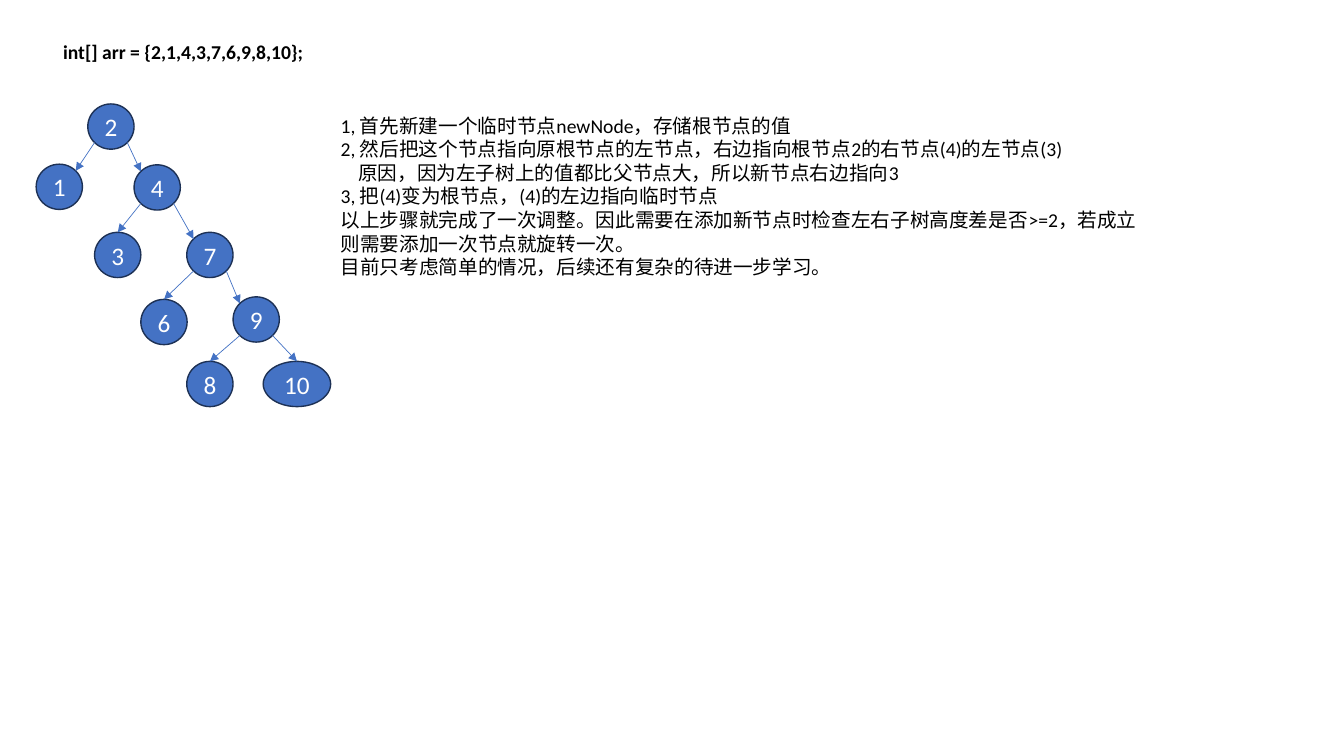
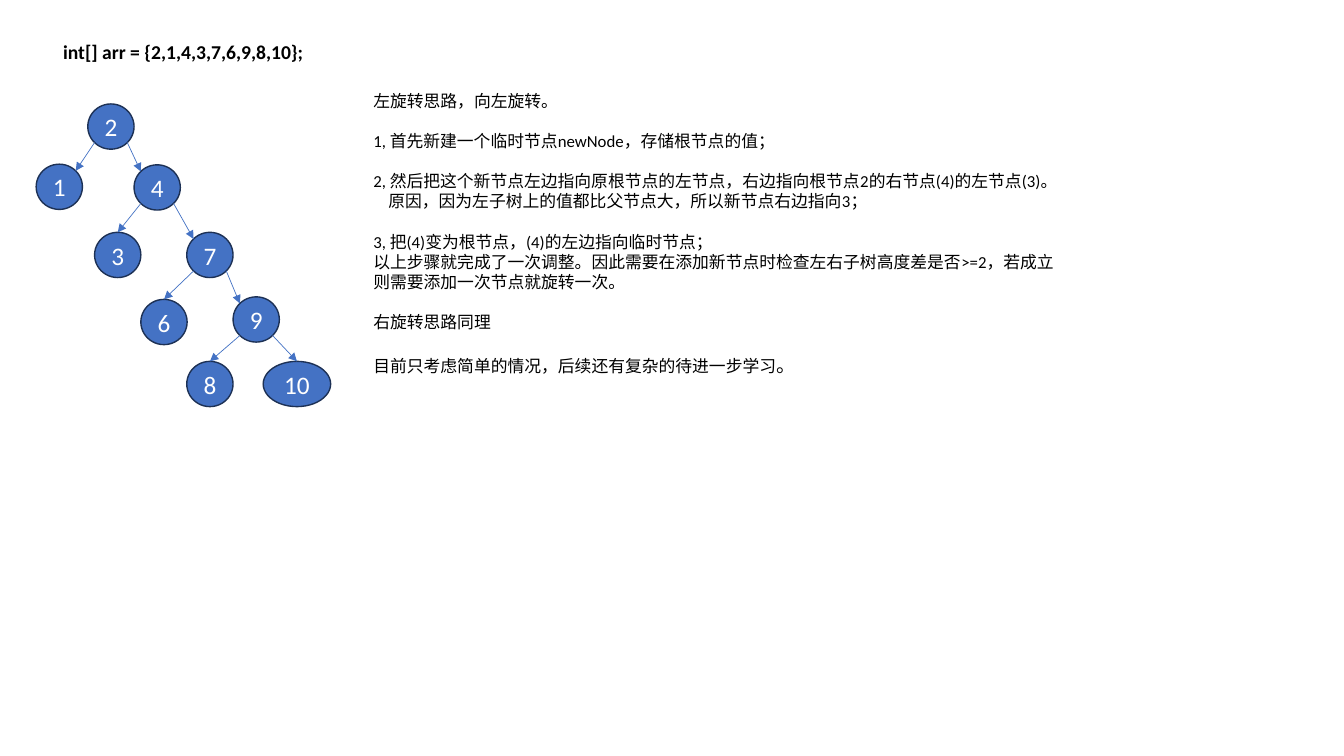
Before and after one commit to NicholasRabbit/Data-Structure-and-Algorithm, a slide deck: slide 1 of 9_BinaryTree/8_AVL/AVL树旋转思路分析.pptx. Drawn at 1344x756 pixels with LibreOffice and Linux fonts; fonts in the diff are those of the drawing. Boxes give left, top, right and bottom in pixels: in the first picture for what was removed or moved away, otherwise in the second. Text is boxed around its words. In the diff, an @@ line names an element or a change of style, - is before the commit and + after.

```diff
--- a/9_BinaryTree/8_AVL/AVL树旋转思路分析.pptx
+++ b/9_BinaryTree/8_AVL/AVL树旋转思路分析.pptx
@@ text "左旋转思路，向左旋转。": place and size @@
-text "左旋转思路，向左旋转。" at (341, 116, 1137, 276)
+text "左旋转思路，向左旋转。" at (373, 93, 1057, 374)
@@ text at (373, 93, 1057, 251): text changed; size 14 to 12 pt @@
-1, 首先新建一个临时节点newNode，存储根节点的值
-2, 然后把这个节点指向原根节点的左节点，右边指向根节点2的右节点(4)的左节点(3)
-原因，因为左子树上的值都比父节点大，所以新节点右边指向3
-3, 把(4)变为根节点，(4)的左边指向临时节点
+左旋转思路，向左旋转。
+1, 首先新建一个临时节点newNode，存储根节点的值；
+2, 然后把这个新节点左边指向原根节点的左节点，右边指向根节点2的右节点(4)的左节点(3)。
+原因，因为左子树上的值都比父节点大，所以新节点右边指向3；
+3, 把(4)变为根节点，(4)的左边指向临时节点；
@@ text at (373, 254, 1053, 374): size 14 to 12 pt in "以上步骤就完成了一次调整。因此需要在添加新节点时检查左右子树高度差是否>=2，若成立", "则需要添加一次节点就旋转一次。", "目前只考虑简单的情况，后续还有复杂的待进一步学习。" @@
@@ text at (373, 314, 490, 330): paragraph added @@
+右旋转思路同理
```
Also in this commit, not shown: 3 other files.
